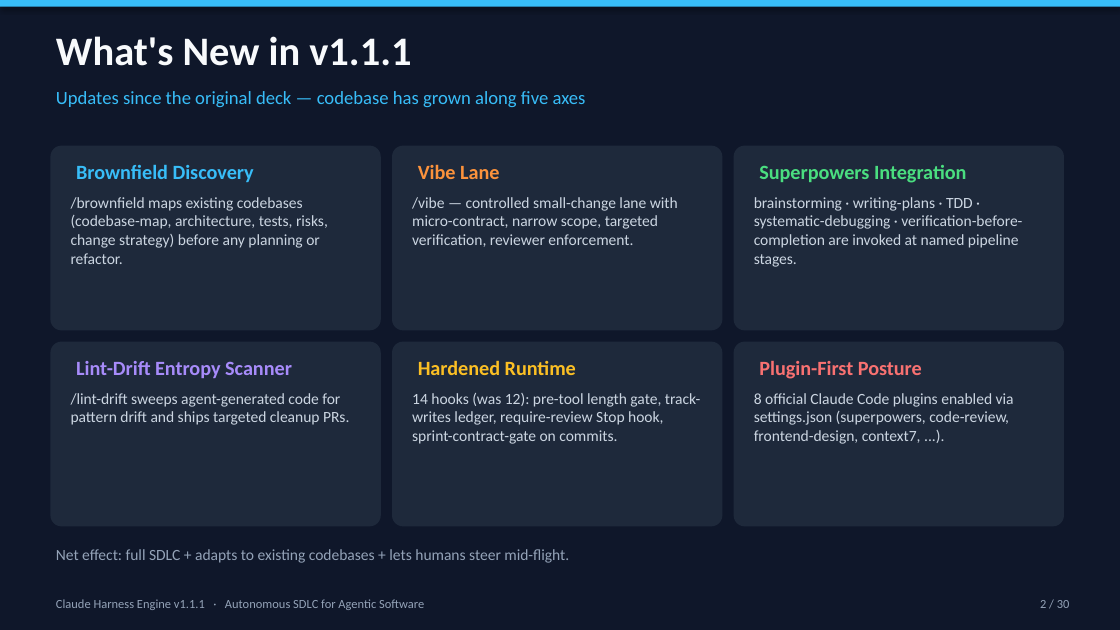
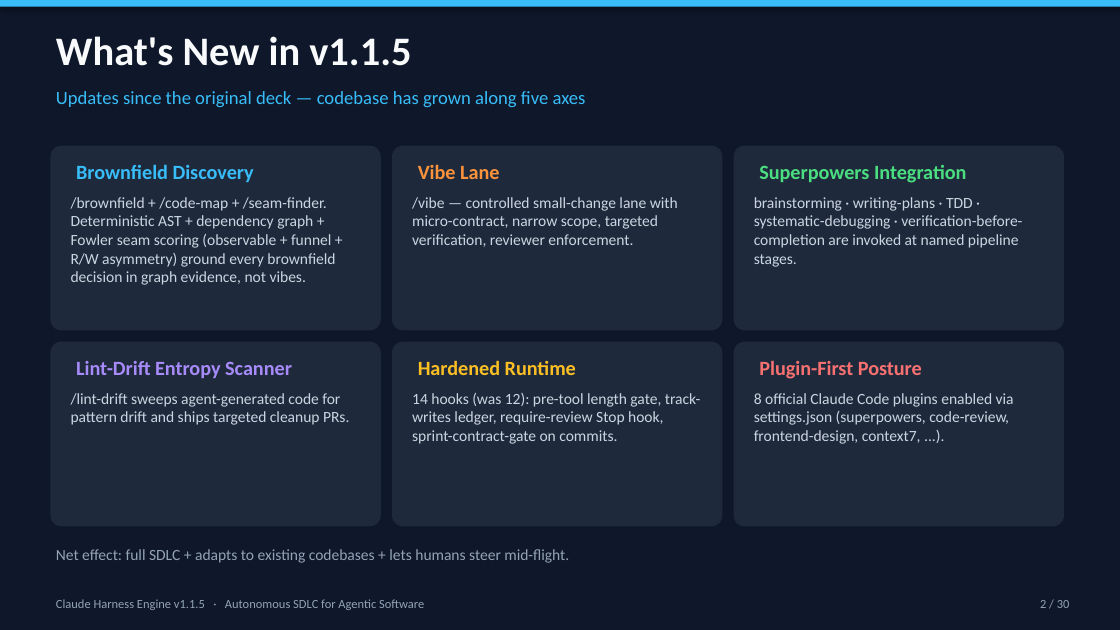
Before and after one commit to cwijayasundara/claude_harness_eng_v3, a slide deck: slide 2 of Claude_Harness_Engine_Design.pptx. Drawn at 1120x630 pixels with LibreOffice and Linux fonts; fonts in the diff are those of the drawing. Boxes give left, top, right and bottom in pixels: in the first picture for what was removed or moved away, otherwise in the second. Text is boxed around its words. In the diff, an @@ line names an element or a change of style, - is before the commit and + after.

```diff
--- a/Claude_Harness_Engine_Design.pptx
+++ b/Claude_Harness_Engine_Design.pptx
@@ text at (56, 36, 411, 66): text changed @@
-What's New in v1.1.1
+What's New in v1.1.5
@@ text at (71, 197, 335, 285): text changed @@
-/brownfield maps existing codebases (codebase-map, architecture, tests, risks, change strategy) before any planning or refactor.
+/brownfield + /code-map + /seam-finder. Deterministic AST + dependency graph + Fowler seam scoring (observable + funnel + R/W asymmetry) ground every brownfield decision in graph evidence, not vibes.
@@ text at (56, 599, 424, 610): text changed @@
-Claude Harness Engine v1.1.1 · Autonomous SDLC for Agentic Software
+Claude Harness Engine v1.1.5 · Autonomous SDLC for Agentic Software
```
Also in this commit, not shown: 29 other slides changed, 16 other files.
